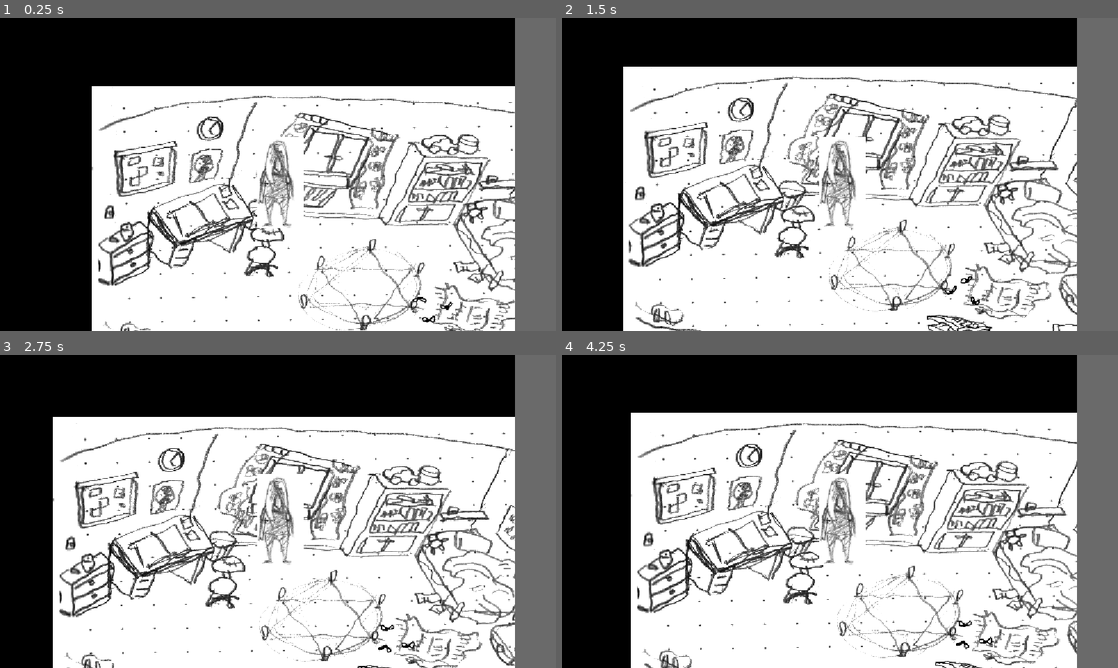
Above: before the commit, frames 1-4 (two rows, left to right).
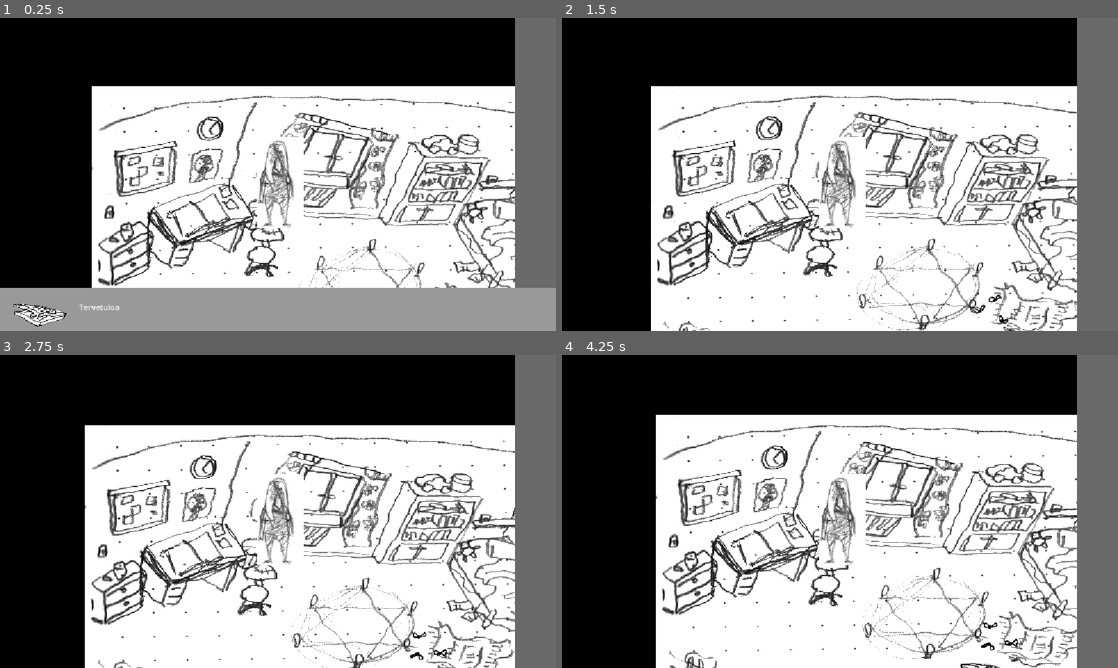
Above: after the commit, the same moments.

Repository: nallemi/manaaja
Game: Godot game, scene res://world.tscn
Two runs of this game, one before a commit and one after it. Both use one fixed random seed, a clock stepped at 60 frames per second and the inputs below.
Inputs (mouse positions are in pixels of both pictures, inside the frame that each line leads up to):
- Up to frame 1 (0.25 s): no input
- Up to frame 2 (1.5 s): tap Enter at 0.5 s; move the mouse to (984, 312) at 0.52 s; tap 1 at 0.6 s; click (984, 312) at 0.67 s; tap 2 at 0.8, 1.35 s; move the mouse to (973, 171) at 1.27 s; click (973, 171) at 1.42 s
- Up to frame 3 (2.75 s): tap 1 at 1.55, 2.1 s; move the mouse to (233, 511) at 2.02 s; click (233, 511) at 2.17 s; tap 2 at 2.3 s
- Up to frame 4 (4.25 s): move the mouse to (634, 639) at 2.77 s; tap 2 at 2.85, 3.8 s; click (634, 639) at 2.92 s; tap 1 at 3.05, 3.6 s; move the mouse to (1006, 520) at 3.52 s; click (1006, 520) at 3.67 s

The runs differ from the first frame. In frame 1, 13% of the frame differs, in the area x 0-100%, y 86-100%; in frame 2, 28%, in the area x 11-93%, y 15-100%; in frame 3, 25%; in frame 4, 23%.

Commit message:
tekstikentta ja interaktion alku

Diff:
--- a/manaaja/Player.gd
+++ b/manaaja/Player.gd
@@ -10,7 +10,7 @@
 	target_position = global_position
 
 ## Seurataan hiiren klikkauksia ja annetaan positio pelaajalle mihin liikkua
-func _input(event):
+func _unhandled_input(event):
 	if event is InputEventMouseButton:
 		if event.button_index == MOUSE_BUTTON_LEFT and event.pressed == true:
 			interaction_target = null
--- /dev/null
+++ b/manaaja/dialogue_ui.gd
@@ -0,0 +1,15 @@
+extends CanvasLayer
+
+
+func show_text(message: String):
+	$PanelContainer/RichTextLabel.text = message
+	visible = true
+
+func hide_text():
+	visible = false
+
+func _input(event):
+	if event is InputEventMouseButton and visible == true:
+		if event.button_index == MOUSE_BUTTON_LEFT and event.pressed == true:
+			hide_text()
+			get_viewport().set_input_as_handled()
--- /dev/null
+++ b/manaaja/game_state.gd
@@ -0,0 +1,8 @@
+extends Node
+
+var book_taken = false
+
+
+func get_narration(item):
+	if item == "Bookcase":
+		return "I have so many booksies!"
--- a/manaaja/interactable.gd
+++ b/manaaja/interactable.gd
@@ -2,6 +2,7 @@
 extends Area2D
 
 signal interacted
+signal action_request
 
 ## saadaan tieto onko esinettä klikattu ja lähetetään tieto eteenpäin huoneelle.
 func _on_input_event(viewport: Node, event: InputEvent, shape_idx: int) -> void:
@@ -16,3 +17,4 @@
 
 func interact():
 	print("done", self.name)
+	action_request.emit(self.name)
--- a/manaaja/interactable.tscn
+++ b/manaaja/interactable.tscn
@@ -17,5 +17,7 @@
 [node name="CollisionShape2D" type="CollisionShape2D" parent="." unique_id=221464734]
 shape = SubResource("CapsuleShape2D_h72kw")
 
+[connection signal="action_request" from="." to="." method="_on_action_request"]
+[connection signal="clicked" from="." to="." method="_on_clicked"]
 [connection signal="input_event" from="." to="." method="_on_input_event"]
 [connection signal="interacted" from="." to="." method="_on_interacted"]
--- a/manaaja/kitchen.tscn
+++ b/manaaja/kitchen.tscn
@@ -5,9 +5,9 @@
 [ext_resource type="PackedScene" uid="uid://8lrrcfqgnxx6" path="res://door.tscn" id="3_7yojt"]
 
 [sub_resource type="NavigationPolygon" id="NavigationPolygon_xsyy8"]
-vertices = PackedVector2Array(843.21875, 924.3125, 569.89844, 968.8828, 394.0703, 943.6172, 344.0078, 886.52344, 771.27344, 804.2031, 1144.4766, 797.8828, 364.10938, 410.4297, 341.8203, 351.3125, 475.28125, 334.1875, 480.1875, 374.35938, 596.0703, 487.67188, 205.35938, 535.6406, 207.77344, 458.45313, 561.0078, 371.1172, 615.4922, 409.46094, 766.9922, 672.65625, 1215.25, 595.47656, 1219.8438, 691.0469, 763.78906, 583.0703, 882.60156, 371.4375)
-polygons = Array[PackedInt32Array]([PackedInt32Array(0, 1, 2, 3, 4, 5), PackedInt32Array(6, 7, 8, 9), PackedInt32Array(10, 11, 12, 6), PackedInt32Array(10, 6, 9, 13, 14), PackedInt32Array(5, 4, 15, 16, 17), PackedInt32Array(18, 10, 14, 19, 16), PackedInt32Array(15, 18, 16)])
-outlines = Array[PackedVector2Array]([PackedVector2Array(198, 451, 351, 404, 328, 343, 484, 323, 489, 364, 564, 361, 618, 399, 885, 361, 1225, 590, 1230, 694, 1151, 806, 846, 934, 570, 979, 389, 953, 325, 880, 761, 796, 757, 673, 754, 589, 594, 498, 195, 547)])
+vertices = PackedVector2Array(364.10938, 410.4297, 341.8203, 351.3125, 475.28125, 334.1875, 480.1875, 374.35938, 596.0703, 487.67188, 205.35938, 535.6406, 207.77344, 458.45313, 561.0078, 371.1172, 615.4922, 409.46094, 763.78906, 583.0703, 882.60156, 371.4375, 1215.25, 595.47656, 766.9922, 672.5625, 1219.8438, 691.0469, 1144.6875, 797.5781, 1030.8984, 836.4922, 930.4531, 868.3594, 772.71094, 803.1875)
+polygons = Array[PackedInt32Array]([PackedInt32Array(0, 1, 2, 3), PackedInt32Array(4, 5, 6, 0), PackedInt32Array(4, 0, 3, 7, 8), PackedInt32Array(9, 4, 8, 10, 11), PackedInt32Array(12, 9, 11, 13, 14, 15, 16, 17)])
+outlines = Array[PackedVector2Array]([PackedVector2Array(198, 451, 351, 404, 328, 343, 484, 323, 489, 364, 564, 361, 618, 399, 885, 361, 1225, 590, 1230, 694, 1151, 806, 1034, 846, 930, 879, 763, 810, 757, 673, 754, 589, 599, 463, 209, 542)])
 
 [sub_resource type="RectangleShape2D" id="RectangleShape2D_wo40j"]
 
@@ -22,10 +22,10 @@
 navigation_polygon = SubResource("NavigationPolygon_xsyy8")
 
 [node name="ColorRect" parent="." index="3" unique_id=1352414833]
-offset_left = -855.0
-offset_top = -738.0
-offset_right = 2242.0
-offset_bottom = 1382.0
+offset_left = -842.0
+offset_top = -730.0
+offset_right = 2255.0
+offset_bottom = 1390.0
 
 [node name="kitchen_door_1" parent="." index="4" unique_id=396894312 instance=ExtResource("3_7yojt")]
 position = Vector2(279.64587, 185.30527)
--- a/manaaja/player_room.tscn
+++ b/manaaja/player_room.tscn
@@ -49,7 +49,7 @@
 [sub_resource type="NavigationPolygon" id="NavigationPolygon_88gup"]
 vertices = PackedVector2Array(647.6172, -105.75, 725.53906, 7.578125, 668.7969, 25.960938, 274.67188, 26.953125, 575.64 …(293 unchanged characters)…
 polygons = Array[PackedInt32Array]([PackedInt32Array(0, 1, 2, 3, 4), PackedInt32Array(5, 6, 4, 3, 7, 8), PackedInt32Array(7, 9, 10, 11, 8), PackedInt32Array(12, 5, 8, 13), PackedInt32Array(8, 14, 15, 13), PackedInt32Array(16, 12, 13)])
-outlines = Array[PackedVector2Array]([PackedVector2Array(274 …(173 unchanged characters)… 224, 143.38242, -283.04224, 56.382416, -203.04224, 6.382416, -215.04224, -28.617584 …(134 unchanged characters)…
+outlines = Array[PackedVector2Array]([PackedVector2Array(274 …(173 unchanged characters)… 224, 143.38242, -283.04224, 56.382416, -194.04224, 6.382416, -215.04224, -28.617584 …(134 unchanged characters)…
 
 [sub_resource type="RectangleShape2D" id="RectangleShape2D_mt5hp"]
 size = Vector2(103, 58)
@@ -69,7 +69,7 @@
 sprite_frames = SubResource("SpriteFrames_h72kw")
 autoplay = "default"
 frame = 1
-frame_progress = 0.6519587
+frame_progress = 0.40534404
 
 [node name="Sprite2D" parent="." index="1" unique_id=1056987381]
 texture = ExtResource("2_1ojmq")
@@ -122,12 +122,14 @@
 shape = SubResource("RectangleShape2D_mt5hp")
 
 [connection signal="enter_room" from="." to="Player_room_door" method="_on_room_enter"]
-[connection signal="interaction" from="." to="Bookcase" method="_on_interaction"]
-[connection signal="interaction" from="." to="Player_room_door" method="_on_interaction"]
+[connection signal="interaction" from="." to="." method="_on_interaction"]
+[connection signal="interacted" from="flies" to="." method="_on_interacted"]
+[connection signal="action_request" from="Bookcase" to="." method="_on_action_request"]
 [connection signal="interacted" from="Bookcase" to="." method="_on_interacted"]
 [connection signal="exit_to" from="Player_room_door" to="." method="_on_exit_to"]
 [connection signal="interacted" from="Player_room_door" to="." method="_on_interacted"]
 [connection signal="interacted" from="table" to="." method="_on_interacted"]
+[connection signal="interacted" from="pizza_box" to="." method="_on_interacted"]
 
 [editable path="flies"]
 [editable path="Bookcase"]
--- a/manaaja/project.godot
+++ b/manaaja/project.godot
@@ -15,6 +15,10 @@
 config/features=PackedStringArray("4.7", "GL Compatibility")
 config/icon="res://icon.svg"
 
+[autoload]
+
+GameState="*uid://ceph0er3glsd4"
+
 [display]
 
 window/stretch/mode="canvas_items"
--- a/manaaja/room.gd
+++ b/manaaja/room.gd
@@ -2,6 +2,7 @@
 
 signal interaction(target, target_position)
 signal enter_room(target_room, target_door)
+signal room_action_request(item)
 
 ## Lähetetään worldille tietoa siitä että jotain huoneen esinettä on klikattu
 func _on_interacted(target) -> void:
@@ -11,3 +12,8 @@
 
 func _on_exit_to(target_room: Variant, target_door: Variant) -> void:
 	enter_room.emit(target_room, target_door)
+
+## lähetetään tieto worldille että nyt pitäisi tapahtua jotain
+func _on_action_request(item):
+	print("huone kertoo action request", item)
+	room_action_request.emit(item)
--- a/manaaja/room.tscn
+++ b/manaaja/room.tscn
@@ -23,3 +23,6 @@
 color = Color(0, 0, 0, 1)
 
 [node name="AudioStreamPlayer" type="AudioStreamPlayer" parent="." unique_id=243578025]
+
+[connection signal="enter_room" from="." to="." method="_on_enter_room"]
+[connection signal="room_action_request" from="." to="." method="_on_room_action_request"]
--- /dev/null
+++ b/manaaja/text_box.tscn
@@ -0,0 +1,34 @@
+[gd_scene format=3 uid="uid://dby4ssilaefer"]
+
+[ext_resource type="Texture2D" uid="uid://ymi1kv886rl1" path="res://assets/interactables/pizzabox.png" id="1_k7ve7"]
+
+[sub_resource type="StyleBoxFlat" id="StyleBoxFlat_dwbse"]
+content_margin_left = 163.0
+content_margin_top = 29.0
+
+[node name="CanvasLayer" type="CanvasLayer" unique_id=1590145928]
+layer = 5
+follow_viewport_enabled = true
+
+[node name="PanelContainer" type="PanelContainer" parent="." unique_id=736793870]
+anchors_preset = -1
+anchor_top = 0.0050000004
+anchor_right = 0.455
+anchor_bottom = 0.105000004
+offset_left = 12.0
+offset_top = -0.24000025
+offset_right = 7.839966
+offset_bottom = 5.959999
+grow_horizontal = 2
+grow_vertical = 0
+theme_override_styles/panel = SubResource("StyleBoxFlat_dwbse")
+
+[node name="Sprite2D" type="Sprite2D" parent="PanelContainer" unique_id=983228985]
+z_index = 1
+position = Vector2(63, 33.75)
+scale = Vector2(0.6, 0.53539824)
+texture = ExtResource("1_k7ve7")
+
+[node name="RichTextLabel" type="RichTextLabel" parent="PanelContainer" unique_id=486795440]
+z_index = 1
+layout_mode = 2
--- a/manaaja/world.gd
+++ b/manaaja/world.gd
@@ -2,6 +2,7 @@
 @export var starting_room: PackedScene
 @export var test_room: PackedScene
 var current_room: Node2D
+var item_text ="default"
 
 ## pelaajalle paikka ja kohde klikatessa jotain esinettä
 func _on_room_interaction(target: Variant, target_position: Variant) -> void:
@@ -13,6 +14,10 @@
 	change_room(load(new_room))
 	$Player._teleport(current_room.get_node(new_door).get_node("Marker2D").global_position)
 
+func _on_room_action_request(item):
+	print("World sai action requestin", item)
+	item_text = GameState.get_narration(item)
+	$Dialogue_Ui.show_text(item_text)
 
 ## huoneen lisääminen ja edellisen huoneen poisto rosterista ja interaktioiden seuraaminen.
 func change_room(new_room: PackedScene):
@@ -22,10 +27,12 @@
 	add_child(current_room)
 	current_room.interaction.connect(_on_room_interaction)
 	current_room.enter_room.connect(_on_room_exit)
+	current_room.room_action_request.connect(_on_room_action_request)
 
 ## ladataan alkuhuone
 func _ready():
 	change_room(starting_room)
+	$Dialogue_Ui.show_text("Tervetuloa")
 
 ## testaus huoneen vaihtamisesta.
 func _input(event):
--- a/manaaja/world.tscn
+++ b/manaaja/world.tscn
@@ -4,6 +4,8 @@
 [ext_resource type="PackedScene" uid="uid://cfy27d7lwvu5c" path="res://player_room.tscn" id="2_036b0"]
 [ext_resource type="PackedScene" uid="uid://bssi5aq5ewlb3" path="res://player.tscn" id="2_fj7yv"]
 [ext_resource type="PackedScene" uid="uid://j287odgacof0" path="res://hallway.tscn" id="3_036b0"]
+[ext_resource type="PackedScene" uid="uid://dby4ssilaefer" path="res://text_box.tscn" id="5_036b0"]
+[ext_resource type="Script" uid="uid://dbc5kmgclebng" path="res://dialogue_ui.gd" id="6_dwbse"]
 
 [node name="World" type="Node2D" unique_id=1860248028]
 script = ExtResource("1_aqk2v")
@@ -17,3 +19,22 @@
 [node name="Player" parent="." unique_id=441730898 instance=ExtResource("2_fj7yv")]
 z_index = 2
 position = Vector2(393, 293)
+
+[node name="Dialogue_Ui" parent="." unique_id=1590145928 instance=ExtResource("5_036b0")]
+follow_viewport_enabled = false
+script = ExtResource("6_dwbse")
+
+[node name="PanelContainer" parent="Dialogue_Ui" index="0" unique_id=736793870]
+anchors_preset = 12
+anchor_top = 1.0
+anchor_right = 1.0
+anchor_bottom = 1.0
+offset_left = 1.0
+offset_top = -90.0
+offset_right = 1.0
+offset_bottom = 1.0
+
+[node name="Sprite2D" parent="Dialogue_Ui/PanelContainer" index="0" unique_id=983228985]
+position = Vector2(83, 56)
+
+[editable path="Dialogue_Ui"]
--- a/manaaja/yard.tscn
+++ b/manaaja/yard.tscn
@@ -5,9 +5,9 @@
 [ext_resource type="PackedScene" uid="uid://8lrrcfqgnxx6" path="res://door.tscn" id="3_ebimq"]
 
 [sub_resource type="NavigationPolygon" id="NavigationPolygon_oe5bm"]
-vertices = PackedVector2Array(301.8125, 603.0469, 225.24219, 513.1797, 623.71094, 452.40625, 1088.6484, 448.03906, 555.47656, 358.14063, 169.64063, 420.9375, 99.65625, 280.97656, 480.1172, 196.64844, 614.47656, 282.0625, 637.25, 242.20313, 862.21094, 209.50781, 1077.7188, 377.45313)
-polygons = Array[PackedInt32Array]([PackedInt32Array(0, 1, 2, 3), PackedInt32Array(4, 5, 6, 7, 8), PackedInt32Array(9, 10, 11, 3, 2, 8), PackedInt32Array(4, 8, 2)])
-outlines = Array[PackedVector2Array]([PackedVector2Array(49, 253, 483, 129, 606, 246, 634, 205, 876, 146, 1108, 386, 1131, 542, 279, 767, 196, 614, 620, 524, 582, 447, 146, 512)])
+vertices = PackedVector2Array(284.03906, 755.3203, 211.17188, 621, 632.40625, 531.59375, 1119.7969, 534.6094, 640.09375, 213.8125, 872.7969, 157.07031, 1098.5703, 390.64063, 604.2969, 427.6875, 607.6328, 261.35156, 152.47656, 500.8203, 62.15625, 259.64063, 480.25, 140.1875)
+polygons = Array[PackedInt32Array]([PackedInt32Array(0, 1, 2, 3), PackedInt32Array(4, 5, 6, 3, 2, 7, 8), PackedInt32Array(7, 9, 10, 11, 8)])
+outlines = Array[PackedVector2Array]([PackedVector2Array(49, 253, 483, 129, 606, 246, 634, 205, 876, 146, 1108, 386, 1131, 542, 279, 767, 196, 614, 620, 524, 597, 439, 146, 512)])
 
 [node name="yard" unique_id=299629110 instance=ExtResource("1_f80kp")]
 
Not shown, added: manaaja/dialogue_ui.gd.uid
Not shown, added: manaaja/game_state.gd.uid
